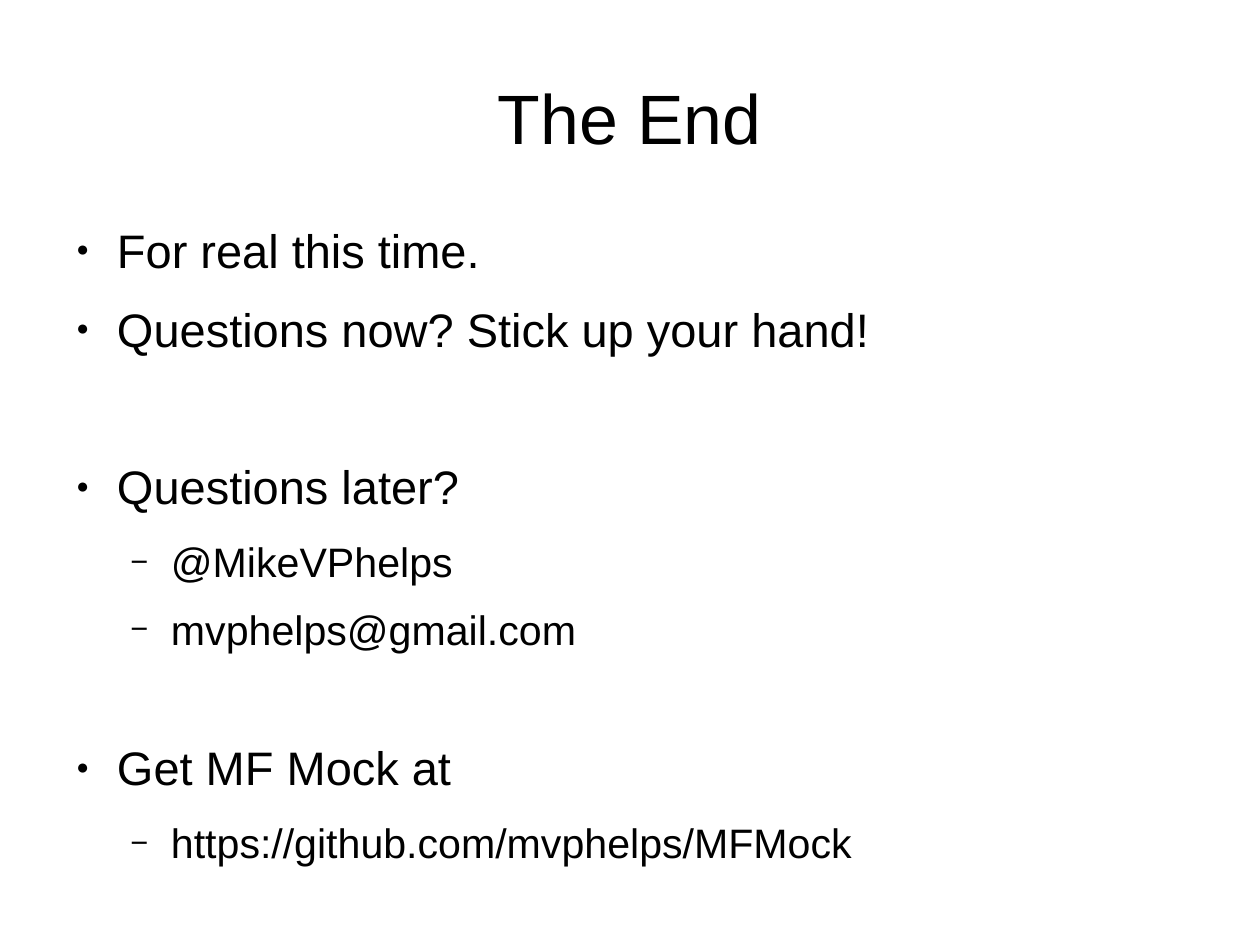
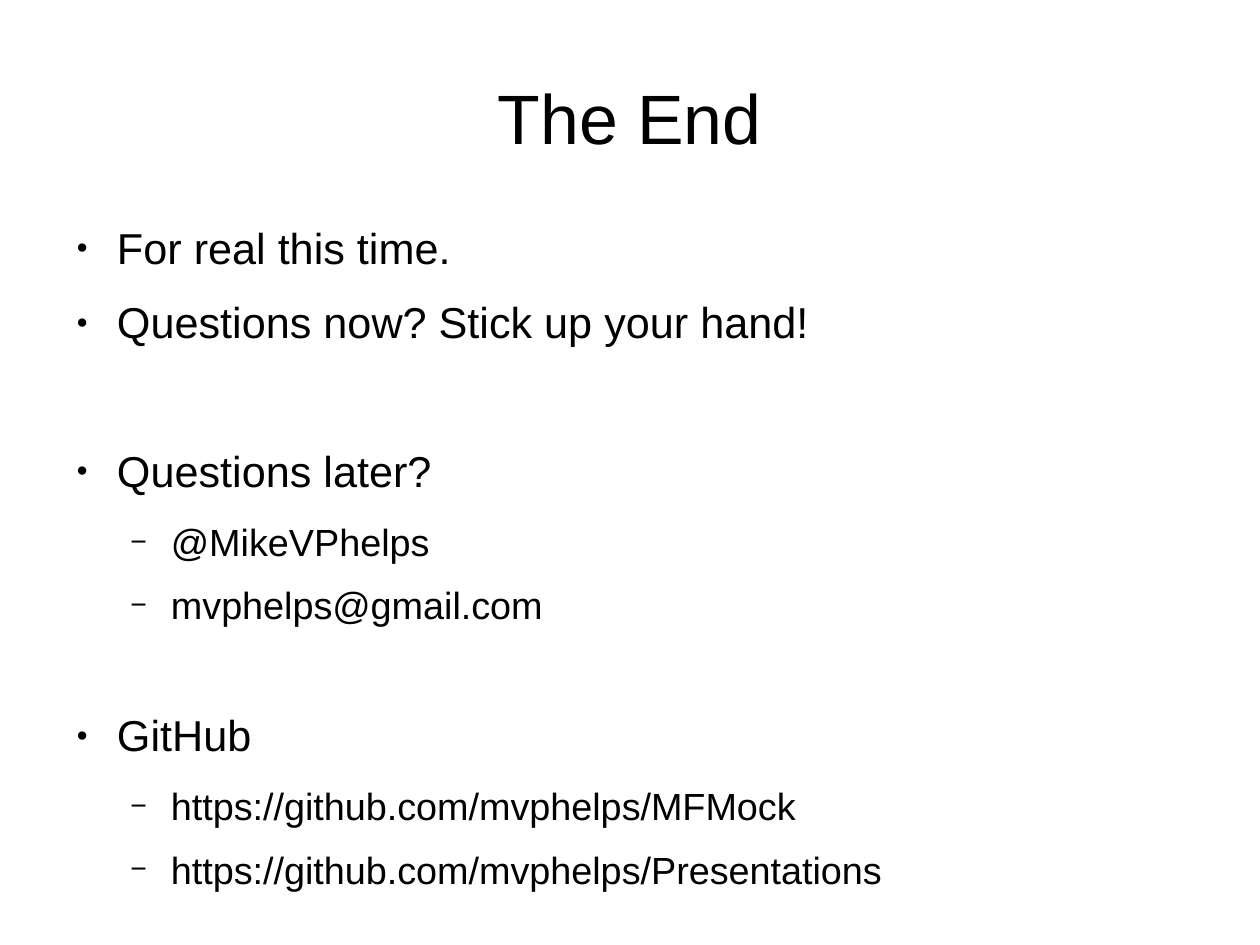
Before and after one commit to mvphelps/Presentations, a slide deck: slide 43 of IADNUG 20150604 Internet of Things NetMF/IoT.odp (slide 44 before the commit). Drawn at 1260x945 pixels with LibreOffice and Linux fonts; fonts in the diff are those of the drawing. Boxes give left, top, right and bottom in pixels: in the first picture for what was removed or moved away, otherwise in the second. Text is boxed around its words. In the diff, an @@ line names an element or a change of style, - is before the commit and + after.

Commit message:
Tweaks to code and presentation. Added PPT version. Ready to go!

```diff
--- a/IADNUG 20150604 Internet of Things NetMF/IoT.odp
+++ b/IADNUG 20150604 Internet of Things NetMF/IoT.odp
@@ text at (117,232,808,828): size 29.6 to 27.2 pt in "For real this time.", "Questions now? Stick up your hand!", "Questions later?"; size 25.9 to 23.8 pt in "@MikeVPhelps", "mvphelps@gmail.com", "https://github.com/mvphelps/MFMock" @@
@@ text at (117,719,251,752): text changed; size 29.6 to 27.2 pt @@
-● Get MF Mock at
+● GitHub
@@ text at (171,856,882,891): paragraph added @@
+  − https://github.com/mvphelps/Presentations
```
Also in this commit, not shown: 1 other slide changed, 1 slide removed, 12 other files.
